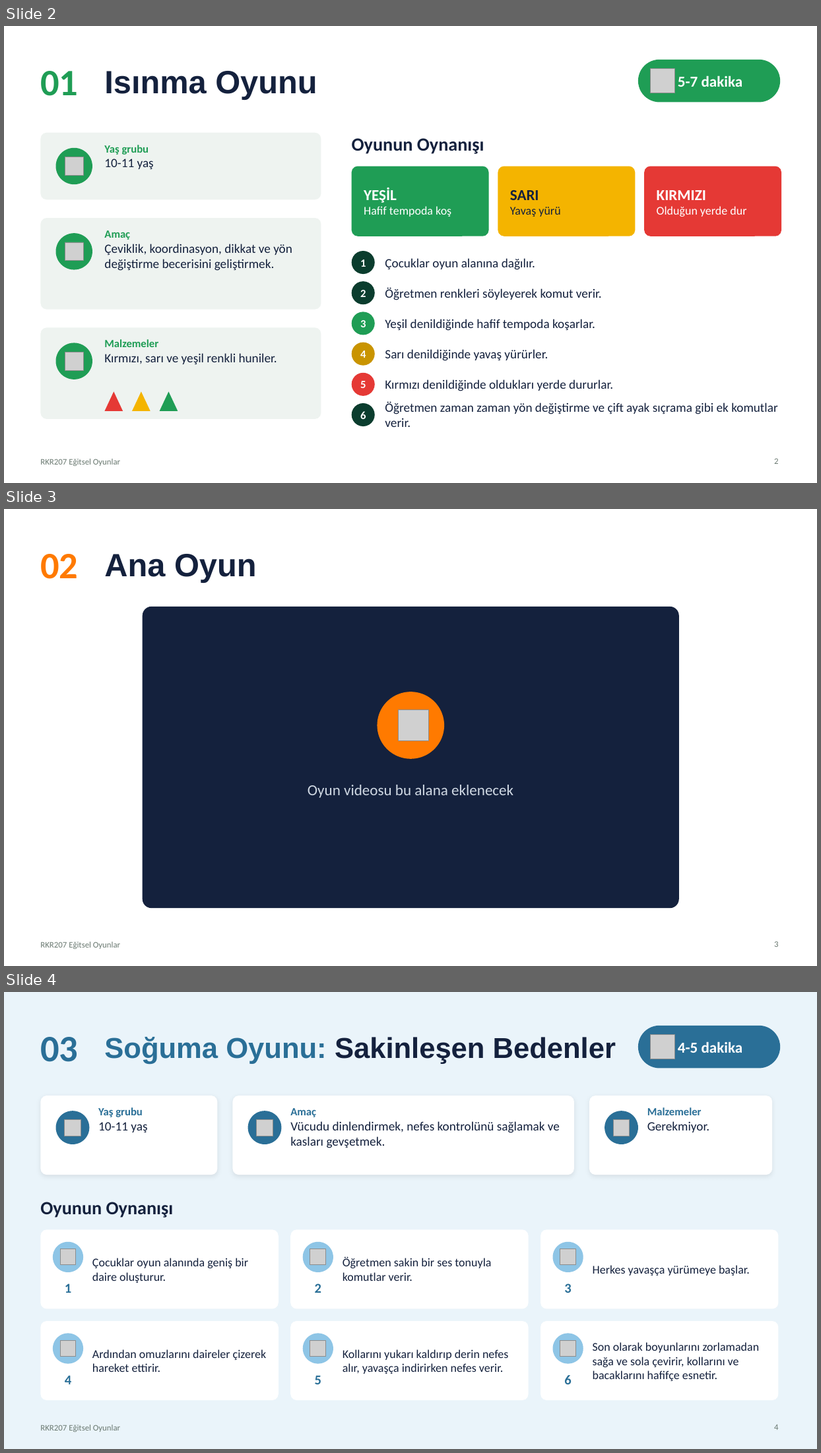
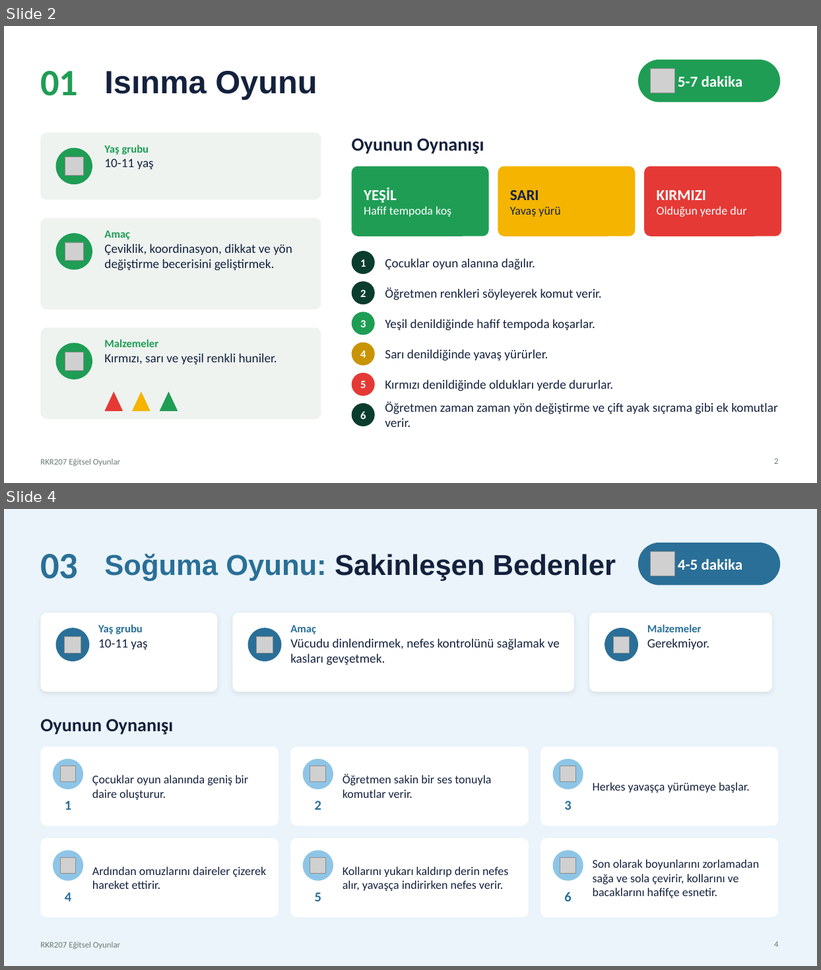
Before and after one commit to ozelozan/mandalin-claude, a slide deck: RKR207_Egitsel_Oyunlar.pptx. Shown one above the other, each under a label of ours: slides 2, 3 and 4 before the commit, slides 2 and 4 after it; the slides between them are not shown. The pictures are 821x1453 and 821x970 pixels, drawn with LibreOffice and Linux fonts; fonts in the diff are those of the drawing; grey boxes stand for pictures. Boxes give left, top, right and bottom in pixels: in the first picture for what was removed or moved away, otherwise in the second. Text is boxed around its words. In the diff, an @@ line names an element or a change of style, - is before the commit and + after.

```diff
--- a/RKR207_Egitsel_Oyunlar.pptx
+++ b/RKR207_Egitsel_Oyunlar.pptx
@@ slide 3 removed at (4,509,817,966), background #FFFFFF; not listed: 1 template element that a slide beside it also shows @@
@@ text removed at (40,554,78,579) @@
-02
@@ text removed at (104,554,257,583) @@
-Ana Oyun
@@ rounded rectangle removed at (143,607,679,908) @@
@@ ellipse removed at (378,692,444,759) @@
@@ picture removed at (399,710,429,741) @@
@@ text removed at (308,785,514,798) @@
-Oyun videosu bu alana eklenecek
@@ page number removed at (774,941,778,947) @@
-3
```
Also in this commit, not shown: 1 slide changed, 1 slide added.
